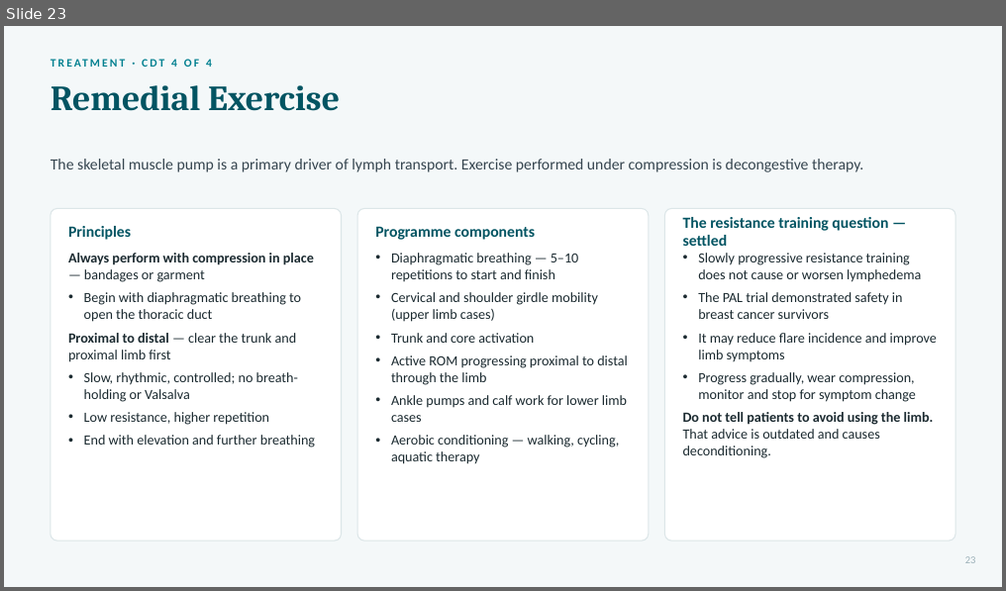
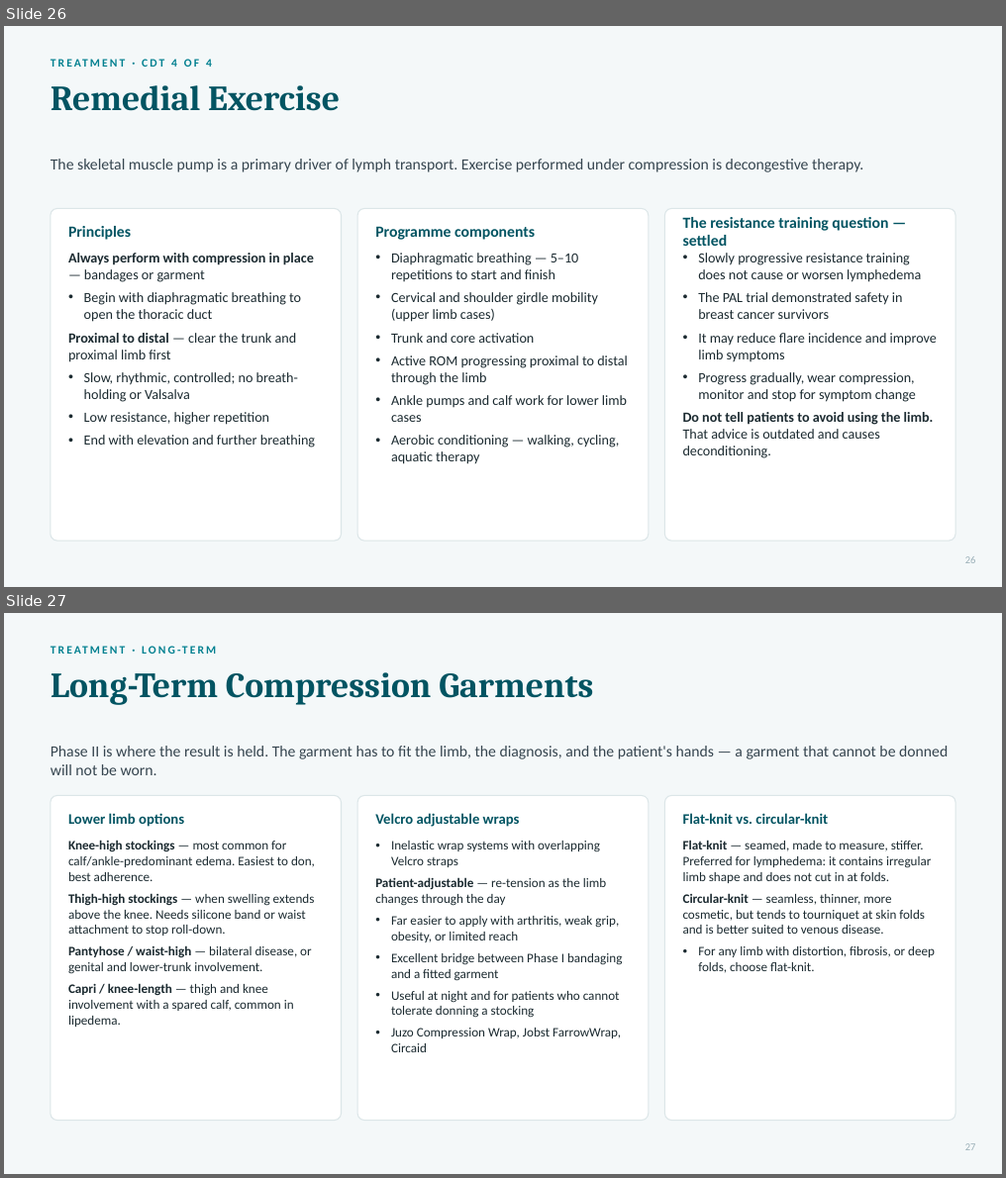
Before and after one commit to Information-vs-Energy-vs-Matter/Total_body_therapy_-_wellness, a slide deck: Lymphedema_Lipedema_TBTW.pptx. Shown one above the other, each under a label of ours: slide 23 before the commit, slides 26 and 27 after it. The pictures are 1006x591 and 1006x1178 pixels, drawn with LibreOffice and Linux fonts; fonts in the diff are those of the drawing. Boxes give left, top, right and bottom in pixels: in the first picture for what was removed or moved away, otherwise in the second. Text is boxed around its words. In the diff, an @@ line names an element or a change of style, - is before the commit and + after.

Commit message:
Add clinical photos, compression garment and post-PT sections

```diff
--- a/Lymphedema_Lipedema_TBTW.pptx
+++ b/Lymphedema_Lipedema_TBTW.pptx
@@ slide 27 added at <box>4,613,1002,1174</box>, background #F4F8F9 @@
@@ text added at <box>51,673,218,705</box>, 11 pt, text #028090, bold @@
+TREATMENT · LONG-TERM
@@ text added at <box>226,672,593,705</box>, 34 pt, text #025462, bold @@
+Long-Term Compression Garments
@@ text added at <box>51,746,947,775</box>, 15 pt, text #36454F @@
+Phase II is where the result is held. The garment has to fit the limb, the diagnosis, and the patient's hands — a garment that cannot be donned will not be worn.
@@ rounded rectangle added at <box>51,796,341,1121</box>, fill #FFFFFF, outline #DCE6E8 1 pt @@
@@ text added at <box>68,813,184,827</box>, 14 pt, text #025462, bold @@
+Lower limb options
@@ rounded rectangle added at <box>357,796,648,1121</box>, fill #FFFFFF, outline #DCE6E8 1 pt @@
@@ text added at <box>375,813,520,827</box>, 14 pt, text #025462, bold @@
+Velcro adjustable wraps
@@ rounded rectangle added at <box>665,796,955,1121</box>, fill #FFFFFF, outline #DCE6E8 1 pt @@
@@ text added at <box>683,813,828,824</box>, 14 pt, text #025462, bold @@
+Flat-knit vs. circular-knit
@@ text added at <box>68,840,315,1027</box>, 12.5 pt, text #1B2A30 @@
+• Knee-high stockings — most common for calf/ankle-predominant edema. Easiest to don, best adherence.
+• Thigh-high stockings — when swelling extends above the knee. Needs silicone band or waist attachment to stop roll-down.
+• Pantyhose / waist-high — bilateral disease, or genital and lower-trunk involvement.
+• Capri / knee-length — thigh and knee involvement with a spared calf, common in lipedema.
@@ text added at <box>375,841,622,1053</box>, 12.5 pt, text #1B2A30 @@
+• Inelastic wrap systems with overlapping Velcro straps
+• Patient-adjustable — re-tension as the limb changes through the day
+• Far easier to apply with arthritis, weak grip, obesity, or limited reach
+• Excellent bridge between Phase I bandaging and a fitted garment
+• Useful at night and for patients who cannot tolerate donning a stocking
+• Juzo Compression Wrap, Jobst FarrowWrap, Circaid
@@ text added at <box>683,840,935,973</box>, 12.5 pt, text #1B2A30 @@
+• Flat-knit — seamed, made to measure, stiffer. Preferred for lymphedema: it contains irregular limb shape and does not cut in at folds.
+• Circular-knit — seamless, thinner, more cosmetic, but tends to tourniquet at skin folds and is better suited to venous disease.
+• For any limb with distortion, fibrosis, or deep folds, choose flat-knit.
@@ text added at <box>965,1144,976,1151</box>, 10 pt, text #9BB0B8 @@
+27
@@ what was slide 23 is now slide 26 @@
```
Also in this commit, not shown: 23 other slides changed, 8 other slides added, 40 other files.
